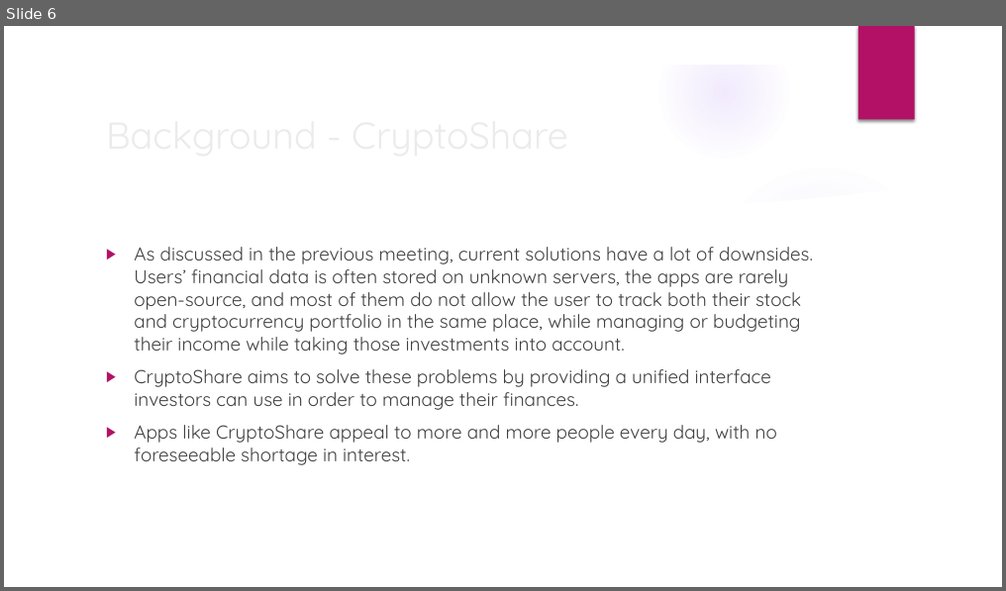
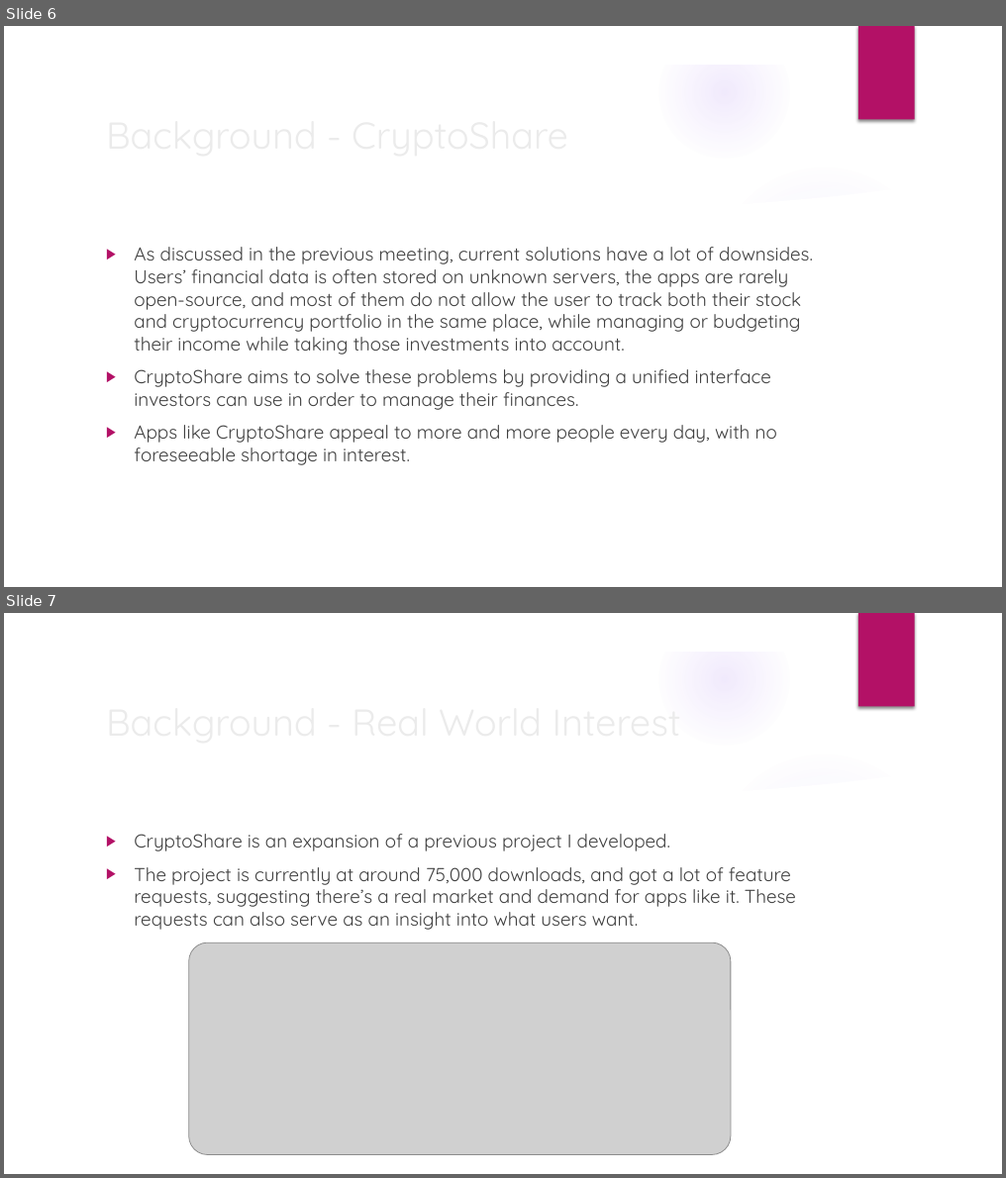
Before and after one commit to Xtrendence/CryptoShare, a slide deck: docs/Meetings/2/2.pptx. Shown one above the other, each under a label of ours: slide 6 before the commit, slides 6 and 7 after it. The pictures are 1006x591 and 1006x1178 pixels, drawn with LibreOffice and Linux fonts; fonts in the diff are those of the drawing; grey boxes stand for pictures; background and template pictures are left out. Boxes give left, top, right and bottom in pixels: in the first picture for what was removed or moved away, otherwise in the second. Text is boxed around its words. In the diff, an @@ line names an element or a change of style, - is before the commit and + after.

```diff
--- a/docs/Meetings/2/2.pptx
+++ b/docs/Meetings/2/2.pptx
@@ slide 7 added at (4, 613, 1002, 1174), background picture (left out); not listed: 9 template elements that a slide beside it also shows @@
@@ text added at (134, 834, 796, 930), 18 pt, text #404040 @@
+▶ CryptoShare is an expansion of a previous project I developed.
+▶ The project is currently at around 75,000 downloads, and got a lot of feature requests, suggesting there’s a real market and demand for apps like it. These requests can also serve as an insight into what users want.
@@ title added at (394, 889, 427, 903), 36 pt, text #EBEBEB @@
+Background - Real World Interest
@@ picture added at (189, 943, 731, 1156) @@
```
Also in this commit, not shown: 3 slides changed, 1 slide removed.
